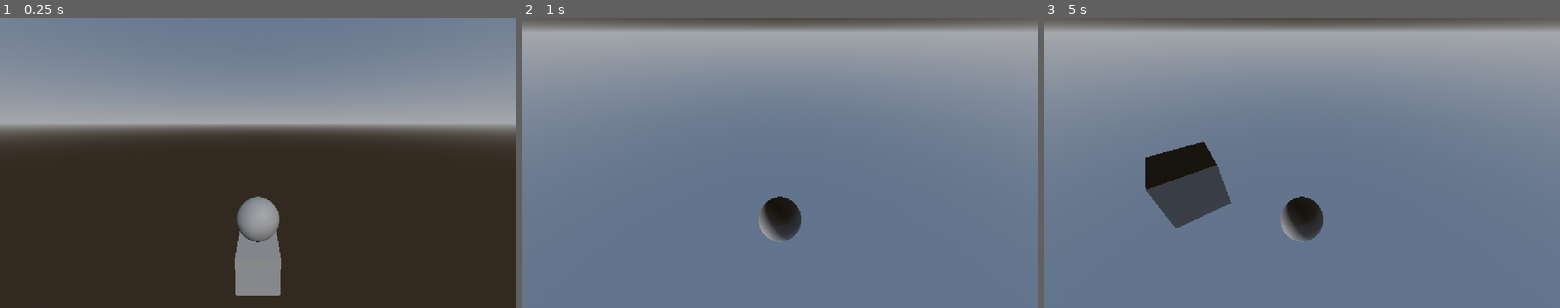
Above: before the commit, frames 1-3 (left to right).
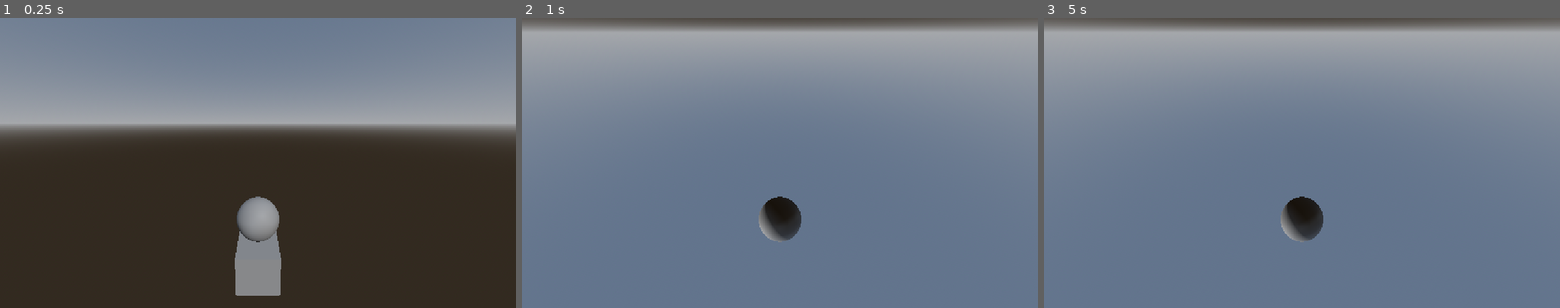
Above: after the commit, the same moments.

Repository: PortalGolem/havenIE2026GameJam
Game: Godot game, scene res://Scenes/andrew_test.tscn
Same seed, same stepped clock (60 frames per second), same inputs: the game is played once before the commit and once after it. This scene is started directly instead of the project's main scene.
Inputs (mouse positions are in pixels of both pictures, inside the frame that each line leads up to):
- Up to frame 1 (0.25 s): no input
- Up to frame 2 (1 s): tap Enter at 0.5 s; move the mouse to (893, 148) at 0.52 s; press the mouse at (893, 148) at 0.53 s; hold D (Right) from 0.53 s (still down); tap Space (Jump) at 0.77 s
- Up to frame 3 (5 s): tap Space (Jump) at 1.25, 1.52, 2.75, 3.02, 3.77, 4.25, 4.52 s; move the mouse to (1198, 177) at 1.27 s; release D (Right) at 1.28 s; release the mouse at (1198, 177) at 1.28 s; hold S (Backward) 1.28-2.03 s; click (1198, 177) at 1.35 s; tap Enter at 2, 3.5 s; move the mouse to (1353, 99) at 2.02 s; press the mouse at (1353, 99) at 2.03 s; hold D (Right) 2.03-2.78 s; move the mouse to (1276, 221) at 2.77 s; release the mouse at (1276, 221) at 2.78 s; hold W (Forward) 2.78-3.53 s; click (1276, 221) at 2.85 s; move the mouse to (1456, 206) at 3.52 s; press the mouse at (1456, 206) at 3.53 s; hold A (Left) from 3.53 s (still down); move the mouse to (1147, 119) at 4.27 s; release the mouse at (1147, 119) at 4.28 s; click (1147, 119) at 4.35 s

Frames 1-2 are identical in both runs. In frame 3, 3.3% of the frame differs, in the area x 19-37%, y 42-73%.
Error after the commit: Invalid assignment of property or key 'FOV' with value of type 'float' on a base object of type 'null instance'. (res://Player/PlayerController.gd:128)

Commit message:
puuuussh

Diff:
--- a/Player/PlayerController.gd
+++ b/Player/PlayerController.gd
@@ -22,6 +22,7 @@
 signal Lockin()
 signal UnLockin()
 
+@onready var Camera = $Camera3Dd
 var Camera_FOV_def = 70
 var Camera_FOV = 70
 
@@ -97,20 +98,32 @@
 	if finishedAttack == false:
 		#start the camera zoom in and slowing at a certain rate of change
 		#THESE NUMBERS ARE PLACEHOLDERS.
-		var zoom_in_speed = 0.1
-		var zoom_in_max = 10
+		var zoom_in_speed = 0.015
+		var zoom_in_max = 50
+
 		var slow_speed = 0.01
 		var slow_max = 0.2
 
 		Game_Speed -= slow_speed * delta
-		clamp(Game_Speed, 1 - slow_max, 1)
+		Game_Speed = clamp(Game_Speed, 1 - slow_max, 1)
+
+		#camera FOV tween
+		Camera_FOV += (Camera_FOV * zoom_in_speed)
+		Camera_FOV = clamp(Camera_FOV, zoom_in_max, 1000)
+
+		#FIND THE ENEMY WE ARE LOOKING AT AND STORE IT.
 
 
 
-
-	#reset to normal
+	#reset to and launch
 	if finishedAttack == true:
 		UnLockin.emit()
 		Game_Speed = 1
+		Camera_FOV = Camera_FOV_def
+		currentMovement = MOVEMENT_MODE.ATTACK
 
+	#CAMERA DYNAMIC FOV CODE GO HERE
+
+
+	Camera.FOV = Camera_FOV
 	Engine.time_scale = Game_Speed
--- a/Player/player.tscn
+++ b/Player/player.tscn
@@ -8,12 +8,6 @@
 
 [node name="Player" type="AnimatableBody3D" unique_id=944310348]
 script = ExtResource("1_l8h54")
-mouseSensitivity = null
-groundSpeed = null
-initialMovementMode = null
-maxXRotation = null
-minYRotation = null
-maxYRotation = null
 
 [node name="MeshInstance3D" type="MeshInstance3D" parent="." unique_id=414659512]
 mesh = SubResource("SphereMesh_2m7an")
--- a/Rooms/Scenes/Main.tscn
+++ b/Rooms/Scenes/Main.tscn
@@ -1,16 +1,9 @@
 [gd_scene format=3 uid="uid://155xx7s6y6ta"]
-
-[ext_resource type="PackedScene" uid="uid://cohiqpndtgam" path="res://Objects/Enemy.tscn" id="1_yjjfw"]
 
 [sub_resource type="Environment" id="Environment_jq2tr"]
 background_mode = 2
 
 [node name="Node3D" type="Node3D" unique_id=55854493]
 
-[node name="Enemy" parent="." unique_id=703050472 instance=ExtResource("1_yjjfw")]
-
-[node name="Camera3D" type="Camera3D" parent="." unique_id=925197031]
-transform = Transform3D(1, 0, 0, 0, 1, 0, 0, 0, 1, 0, 0, 2.920886)
-
 [node name="WorldEnvironment" type="WorldEnvironment" parent="." unique_id=39958713]
 environment = SubResource("Environment_jq2tr")
--- a/Rooms/Scenes/Scripts/lock_in_cursor.gd
+++ b/Rooms/Scenes/Scripts/lock_in_cursor.gd
@@ -2,13 +2,14 @@
 
 var Player_Lockin = true
 
-var Scene = get_tree().get_root()
-var Player = Scene.find_child("Player")
+
 
 
 
 # Called when the node enters the scene tree for the first time.
 func _ready() -> void:
+	var Scene = get_tree().get_root()
+	var Player = Scene.find_child("Player")
 	Player.Lockin.connect(Lockin())
 	Player.UnLockin.connect(UnLockin())
 	pass # Replace with function body.
